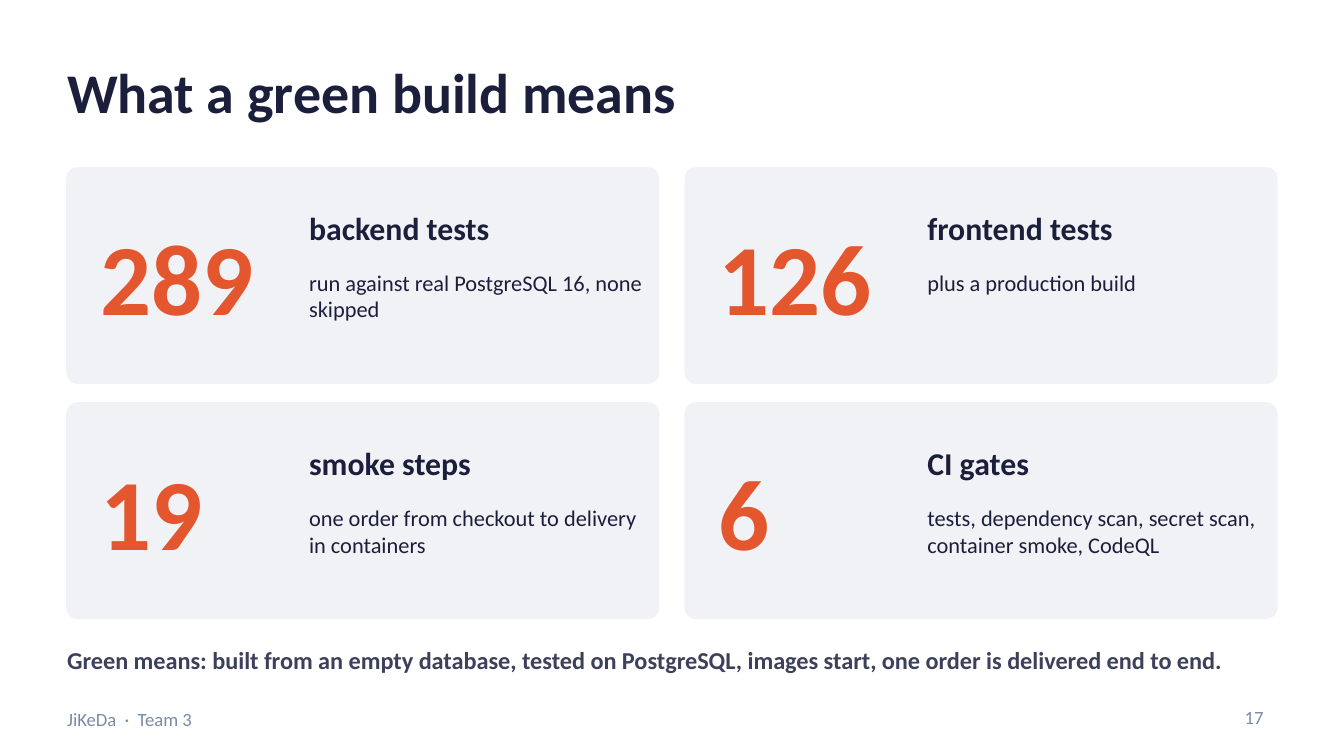
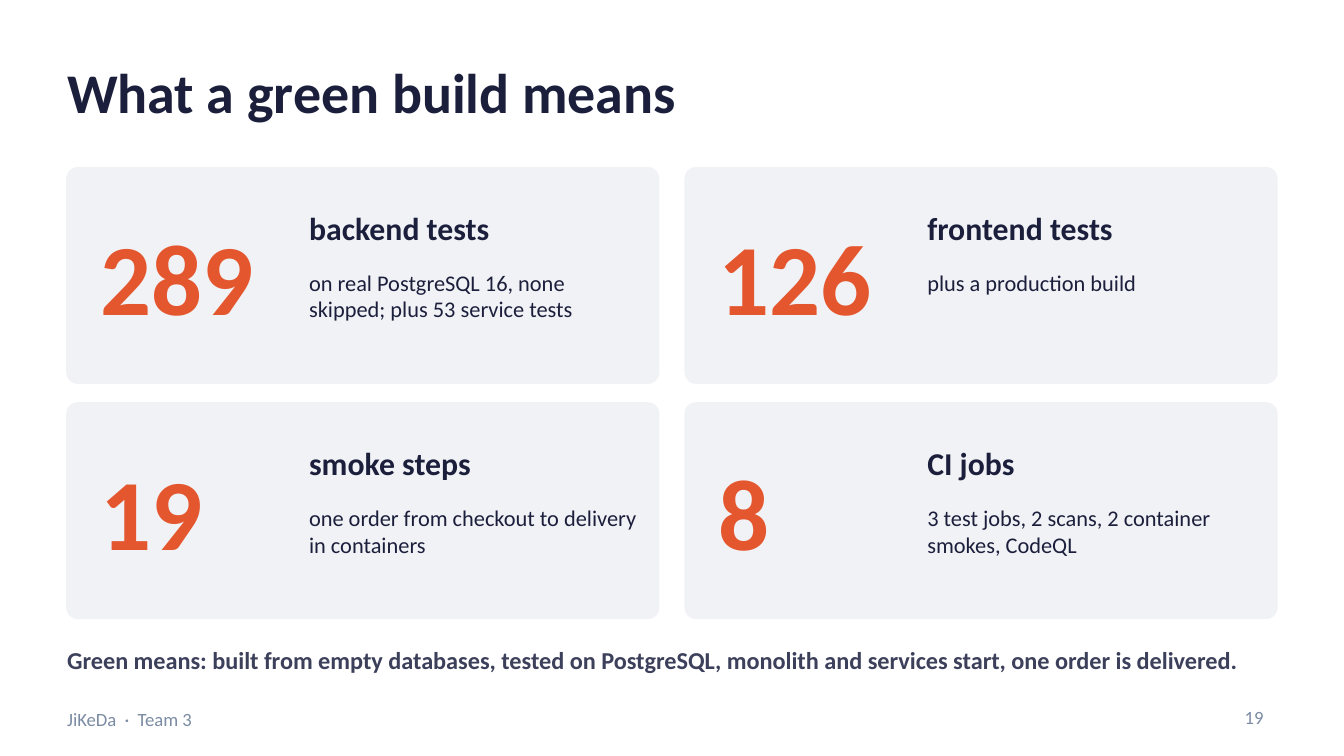
Before and after one commit to Friedriceee/5001, a slide deck: slide 19 of docs/presentation/JiKeDa_Team3_Presentation.pptx (slide 17 before the commit). Drawn at 1344x756 pixels with LibreOffice and Linux fonts; fonts in the diff are those of the drawing. Boxes give left, top, right and bottom in pixels: in the first picture for what was removed or moved away, otherwise in the second. Text is boxed around its words. In the diff, an @@ line names an element or a change of style, - is before the commit and + after.

```diff
--- a/docs/presentation/JiKeDa_Team3_Presentation.pptx
+++ b/docs/presentation/JiKeDa_Team3_Presentation.pptx
@@ text at bbox=[309, 275, 572, 321]: text changed @@
-run against real PostgreSQL 16, none skipped
+on real PostgreSQL 16, none skipped; plus 53 service tests
@@ text at bbox=[927, 452, 1015, 481]: text changed @@
-CI gates
+CI jobs
@@ text at bbox=[719, 480, 770, 551]: text changed @@
-6
+8
@@ text at bbox=[927, 510, 1210, 556]: text changed @@
-tests, dependency scan, secret scan, container smoke, CodeQL
+3 test jobs, 2 scans, 2 container smokes, CodeQL
@@ text at bbox=[67, 652, 1237, 673]: text changed @@
-Green means: built from an empty database, tested on PostgreSQL, images start, one order is delivered end to end.
+Green means: built from empty databases, tested on PostgreSQL, monolith and services start, one order is delivered.
@@ page number at bbox=[1245, 712, 1264, 724]: text changed @@
-17
+19
```
Also in this commit, not shown: 8 other slides changed, 2 slides added.
